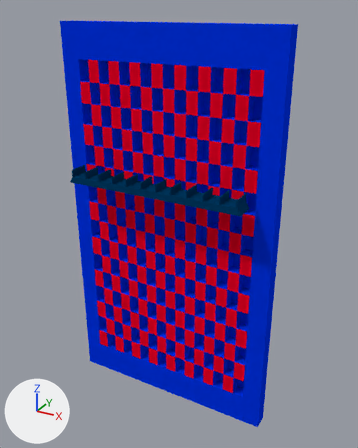
Two versions of the Blender file SpellBlaster/Assets/Models/WorkingFolders/Background.blend, one commit apart.
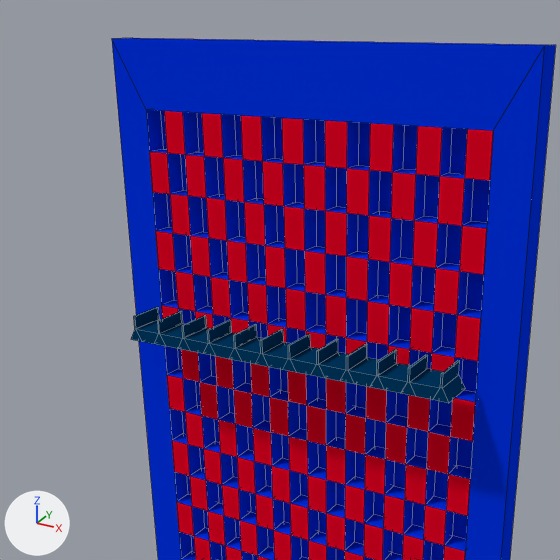
Each version is shown whole from a camera (50 mm lens) standing at (1.111, -1.932, 2.022) and looking at (0.06, -0.021, 1.066), then close up on the part from 0% to 84% of the width and 0% to 67% of the height. Lighting does not change. The marker at lower left points along +X, +Y and +Z. The close-ups show mesh edges as thin lines.
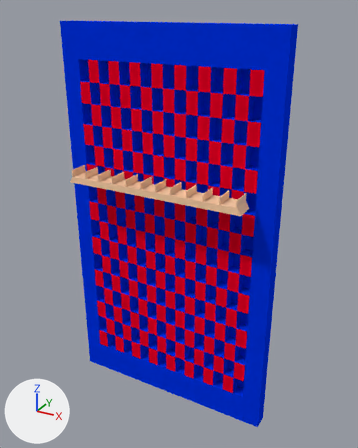
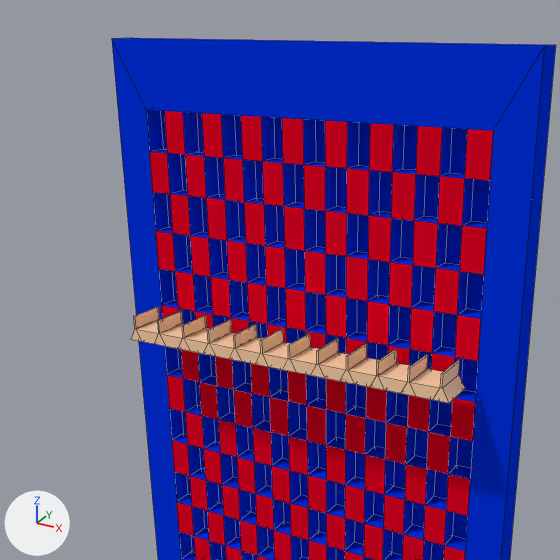
Changed parts and their boxes (x1, y1, x2, y2) in the close-ups (560 x 560 px):
'Cube', recoloured (blue to beige)
    both: (131, 307, 465, 403)

What the commit changed:
Material 'Pedestal' (mat_pedestal) changes colour from dark blue #003a63 to beige #ffd2aa; in linear values from (0.0, 0.0423, 0.124) to (1.0, 0.647, 0.401).
